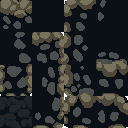
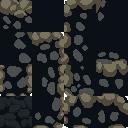
Layers edited between the first and the second 128 × 128 image:
pixels changed over [1, 0, 103, 73] (layer not identified)
